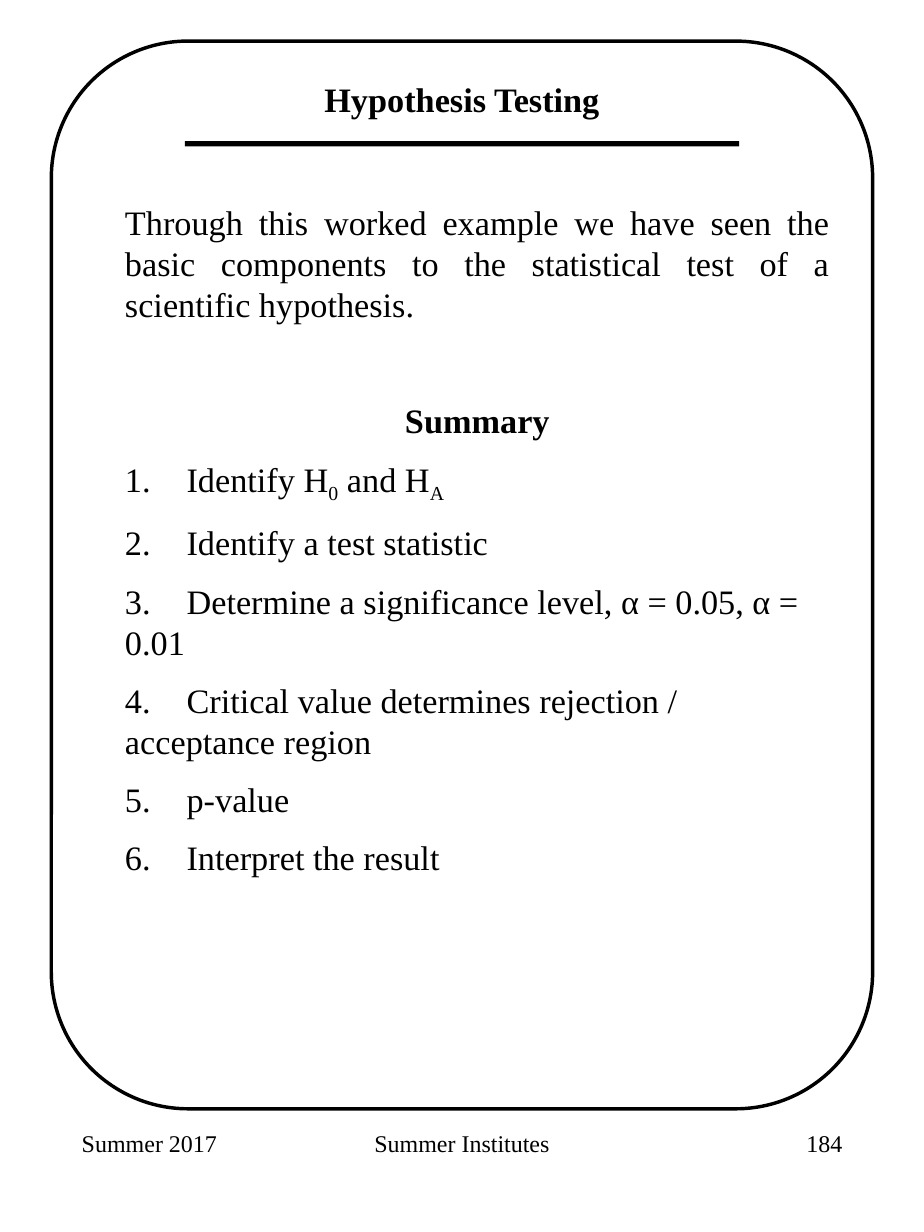
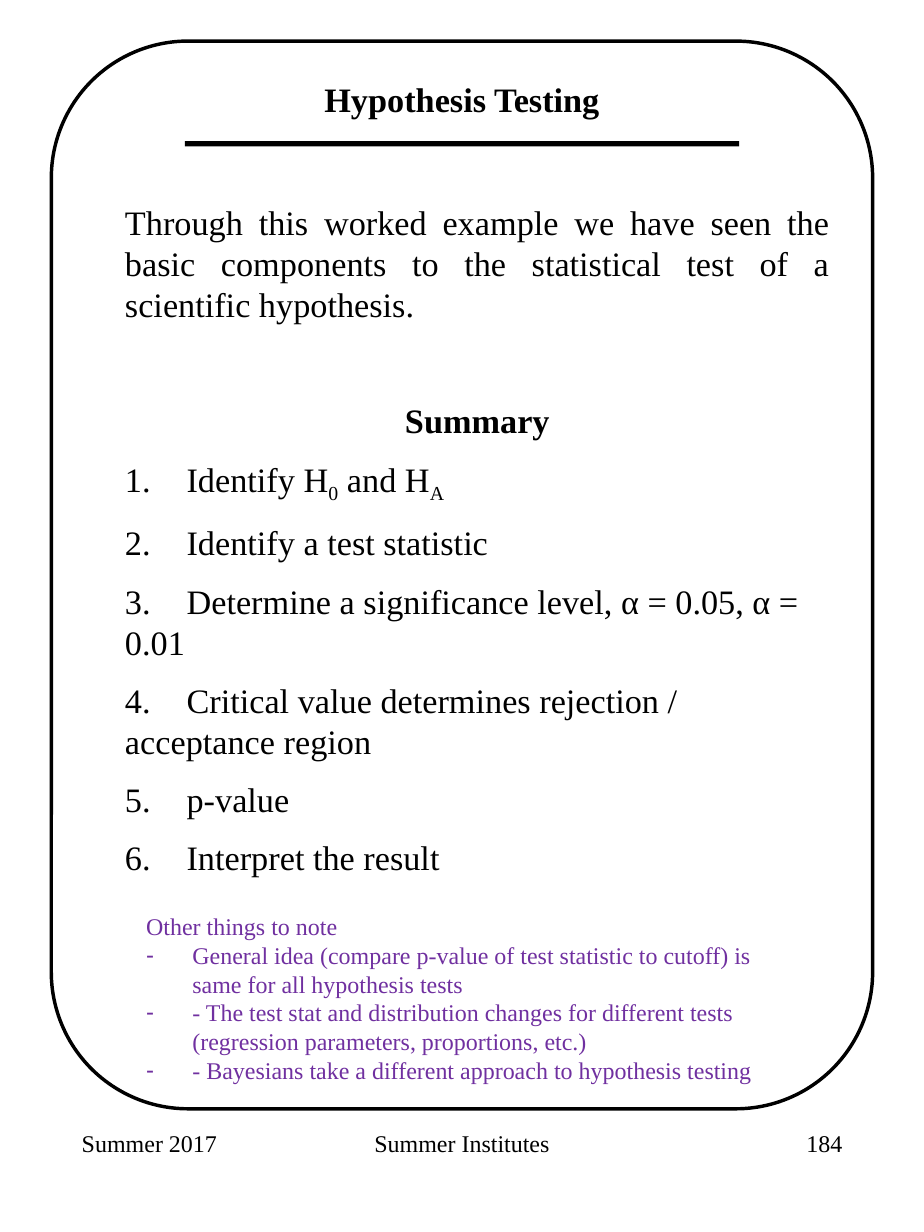
Before and after one commit to adw96/summer-institutes, a slide deck: slide 20 of 2018_sisg_1_6.pptx. Drawn at 924x1232 pixels with LibreOffice and Linux fonts; fonts in the diff are those of the drawing. Boxes give left, top, right and bottom in pixels: in the first picture for what was removed or moved away, otherwise in the second. Text is boxed around its words. In the diff, an @@ line names an element or a change of style, - is before the commit and + after.

```diff
--- a/2018_sisg_1_6.pptx
+++ b/2018_sisg_1_6.pptx
@@ text added at [146,918,751,1084], 14 pt, text #7030A0 @@
+Other things to note
+– General idea (compare p-value of test statistic to cutoff) is same for all hypothesis tests
+– - The test stat and distribution changes for different tests (regression parameters, proportions, etc.)
+– - Bayesians take a different approach to hypothesis testing
```
Also in this commit, not shown: 2 other slides changed, 6 other files.
